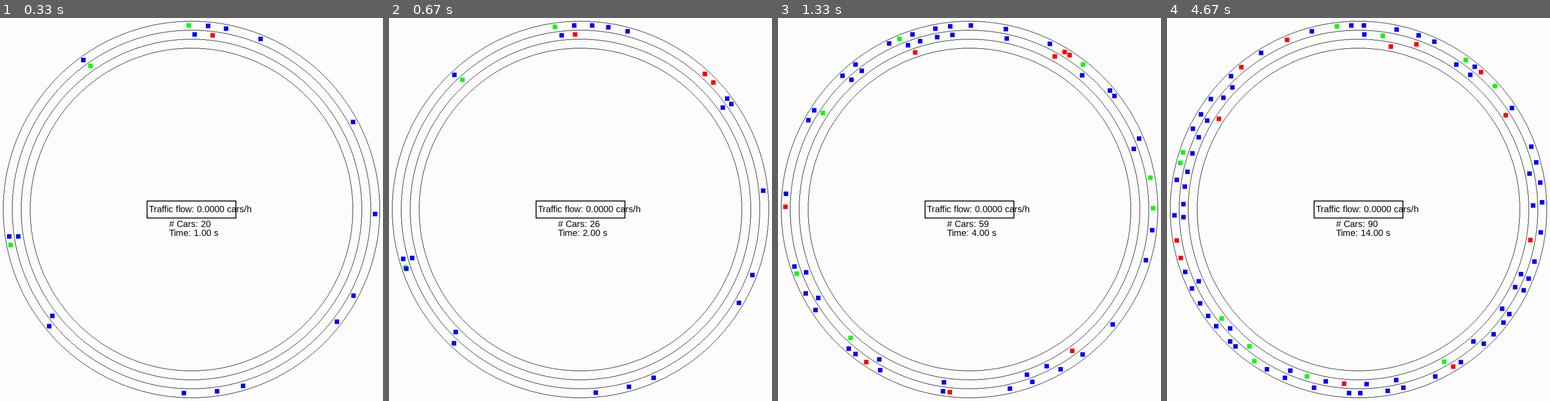
Above: before the commit, frames 1-4 (left to right).
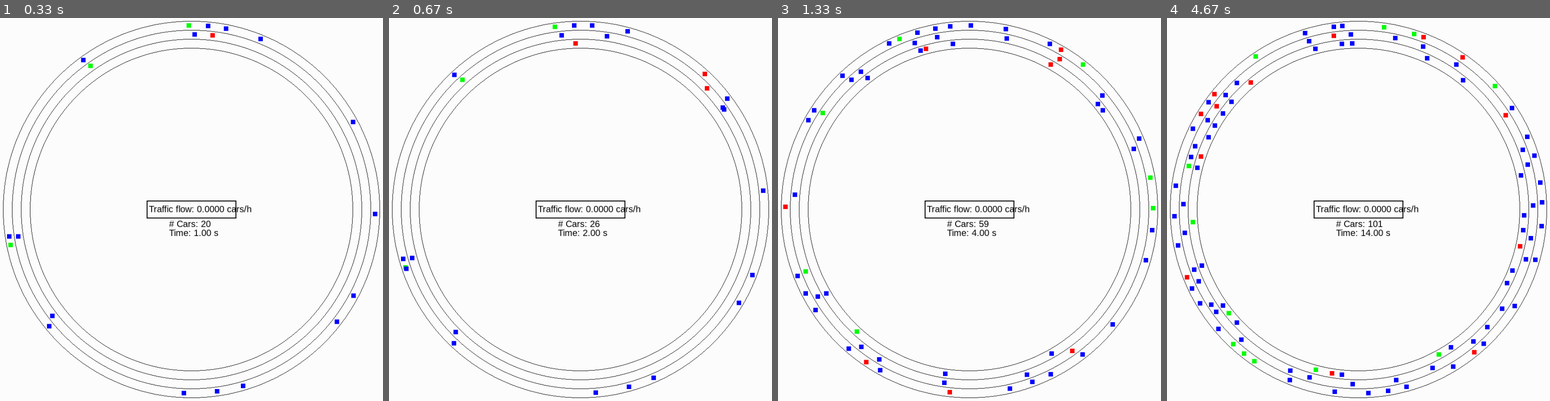
Above: after the commit, the same moments.

Repository: atonderski/TrafficMadness
Game: pygame game, started from traffic_madness/main.py
Two runs of this game, one before a commit and one after it. Both use one fixed random seed, a clock stepped at 60 frames per second and the inputs below.
Inputs:
- Up to frame 1 (0.33 s): no input
- Up to frame 2 (0.67 s): no input
- Up to frame 3 (1.33 s): no input
- Up to frame 4 (4.67 s): no input

Frame 1 is identical in both runs. In frame 2, 0.1% of the frame differs, in the area x 47-90%, y 1-25%; in frame 3, 0.7%; in frame 4, 2.4%, in the area x 1-99%, y 1-99%.

Commit message:
Fix distance calculation so it's actually front-to-back.
Start working on nice lane shifting logic, but it's very broken right
now

Diff:
--- a/traffic_madness/car/lane_switching_car.py
+++ b/traffic_madness/car/lane_switching_car.py
@@ -1,5 +1,6 @@
 from traffic_madness.car import Car
 from traffic_madness.config import Config
+
 
 class LaneSwitchingCar(Car):
     def update(self, target_speed, nearby_cars):
@@ -7,11 +8,15 @@
         # Cannot set to 0, else cars never brake
         safety_distance = self.velocity * self.safetymultiplier
 
-        dist_to_car_in_front, dist_to_car_in_back, car_in_front, car_in_back = \
-            self._get_dist_to_front_and_back(nearby_cars)
+        dist_to_car_in_front, dist_to_car_in_back, car_in_front, car_in_back \
+            = self._get_dist_to_front_and_back(nearby_cars)
 
         # Switch lanes if we are too close in front or back
         switched = False
+        if self.nice:
+            switched = self.attempt_nice_right_shift(target_speed,
+                                                     nearby_cars,
+                                                     safety_distance)
         if dist_to_car_in_front < safety_distance:
             switched = self.attempt_lane_shift(target_speed,
                                                nearby_cars,
@@ -23,16 +28,11 @@
                                                safety_distance,
                                                prefer_right=True,
                                                allow_left=not self.nice)
-        elif self.nice:
-            switched = self.attempt_lane_shift(target_speed,
-                                               nearby_cars,
-                                               safety_distance,
-                                               allow_left=False)
 
         # Update distances if we switched lanes
         if switched:
-            dist_to_car_in_front, dist_to_car_in_back, car_in_front, car_in_back = \
-                self._get_dist_to_front_and_back(nearby_cars)
+            dist_to_car_in_front, dist_to_car_in_back, car_in_front, \
+            car_in_back = self._get_dist_to_front_and_back(nearby_cars)
 
         # Speed up to speed limit if no car in front
         if dist_to_car_in_front > safety_distance:
@@ -41,46 +41,52 @@
                     min([self.velocity + self.acceleration * self.timestep,
                          target_speed])
         else:
-            deceleration = self.deceleration * (self.velocity - car_in_front.velocity) * 0.1
+            deceleration = self.deceleration * (
+                self.velocity - car_in_front.velocity) * 0.1
             deceleration = min(deceleration, config.max_deceleration)
             self.velocity = max(
-                0, self.velocity - deceleration * self.timestep)
+                  0, self.velocity - deceleration * self.timestep)
 
-#        self.delay_buffer.append(self.velocity)
-#        self.velocity = 0
-#        if (len(self.delay_buffer) > self.delay_buffer_length):
-#            self.velocity = self.delay_buffer.pop(0)
+        # self.delay_buffer.append(self.velocity)
+        #        self.velocity = 0
+        #        if (len(self.delay_buffer) > self.delay_buffer_length):
+        #            self.velocity = self.delay_buffer.pop(0)
 
-        self.update_position(self.position + dist_to_car_in_front)
+        # position is in the front of the car
+        self.update_position(dist_to_car_in_front)
 
         assert self.velocity >= 0
 
-    def update_position(self, car_in_front_position):
+    def update_position(self, distance_to_car_in_front):
         """ Updates the position of the car. If it reaches the
             position of the car in front, the cars collide.
             Passing not allowed except for lane switching."""
         proposed_position = self.position + self.velocity * self.timestep
         # TODO(CHANGE THIS DANIEL): This should not be - own length,
         # send car instead
-        crash_position = car_in_front_position - self.length
+        crash_position = self.position + distance_to_car_in_front
 
-        if proposed_position > crash_position and self.position >= crash_position:
+        if proposed_position > crash_position and self.position >= \
+              crash_position:
             # We stay at the same spot until car in front moves
             self.velocity = 0
             print("Car has crashed at {}".format(self.position))
-        elif proposed_position > crash_position and self.position < crash_position:
-           self.position = crash_position
-           self.velocity = 0
-           print("Car has crashed at {}".format(self.position))
+        elif proposed_position > crash_position and self.position < \
+              crash_position:
+            self.position = crash_position
+            self.velocity = 0
+            print("Car has crashed at {}".format(self.position))
         else:
             self.position = proposed_position
 
-    def _get_dist_to_front_and_back(self, nearby_cars):
+    def _get_dist_to_front_and_back(self, nearby_cars, lane=None):
+        if lane is None:
+            lane = self.lane
         dist_to_car_in_front = float('inf')
         dist_to_car_in_back = -float('inf')
         car_in_front = Car(float('inf'), float('inf'))
         car_in_back = Car(float('inf'), float('inf'))
-        for car in nearby_cars[self.lane]:
+        for car in nearby_cars[lane]:
             dist = car.position - self.position
             if dist > 0 and dist < dist_to_car_in_front:
                 dist_to_car_in_front = dist
@@ -88,7 +94,10 @@
             elif dist < 0 and dist > dist_to_car_in_back:
                 dist_to_car_in_back = dist
                 car_in_back = car
-        return dist_to_car_in_front, dist_to_car_in_back, car_in_front, car_in_back
+        dist_to_car_in_front -= car_in_front.length
+        dist_to_car_in_back -= self.length
+        return dist_to_car_in_front, dist_to_car_in_back, car_in_front, \
+               car_in_back
 
     def attempt_lane_shift(self, target_speed, nearby_cars, safety_distance,
                            prefer_right=True, allow_left=True,
@@ -97,7 +106,7 @@
         allowed_lanes = []
         if allow_left and self.lane < len(nearby_cars) - 1:
             allowed_lanes.append(self.lane + 1)
-        if self.lane > 0:
+        if allow_right and self.lane > 0:
             allowed_lanes.append(self.lane - 1)
 
         if prefer_right:
@@ -114,3 +123,19 @@
             return True
         distances = [abs(car.position - self.position) for car in cars_in_lane]
         return min(distances) > safety_distance
+
+    def attempt_nice_right_shift(self, target_speed, nearby_cars,
+                                 safety_distance):
+        if self.lane == 0:
+            return False
+        dist_to_car_in_front, dist_to_car_in_back, car_in_front, car_in_back \
+            = self._get_dist_to_front_and_back(nearby_cars, lane=self.lane - 1)
+        front_ok = (dist_to_car_in_front > safety_distance or
+                    car_in_front.velocity > self.velocity)
+        back_ok = (dist_to_car_in_back > safety_distance or
+                   car_in_front.velocity < self.velocity)
+        if front_ok and back_ok:
+            return self.attempt_lane_shift(target_speed,
+                                           nearby_cars,
+                                           safety_distance,
+                                           allow_left=False)
